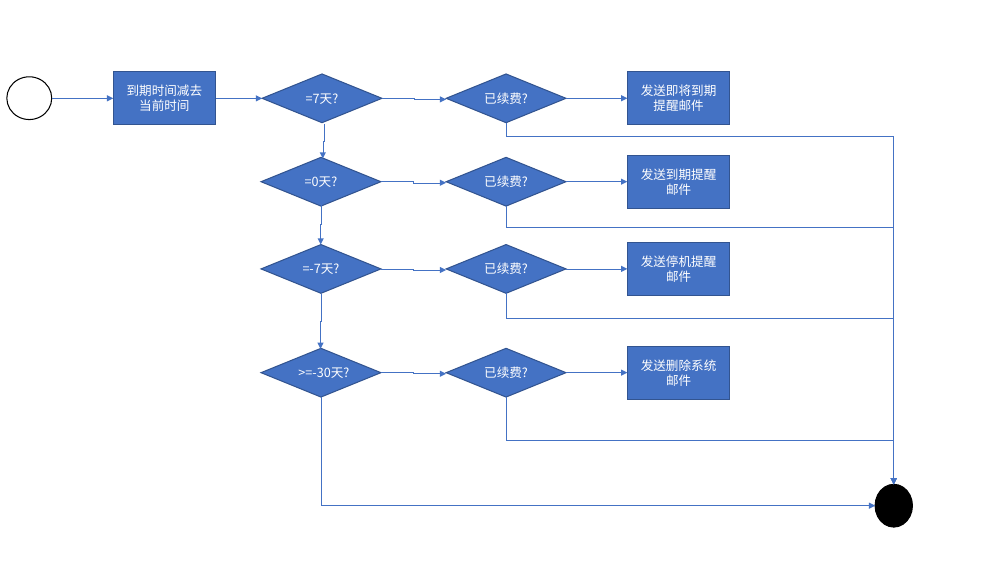
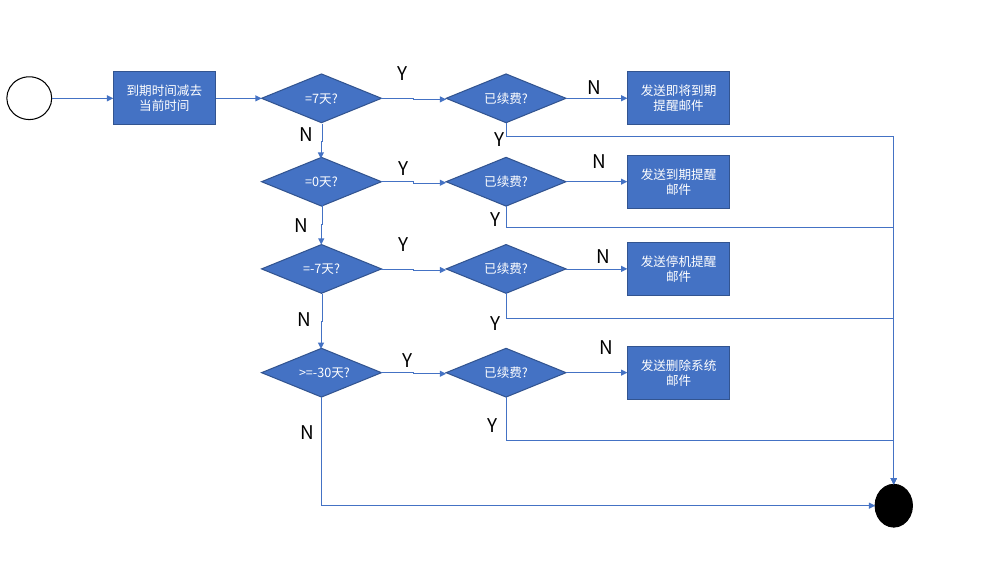
Before and after one commit to qijunbo/dockercloud, a slide deck: slide 10 of Lims系统架构.pptx (slide 8 before the commit). Drawn at 1008x567 pixels with LibreOffice and Linux fonts; fonts in the diff are those of the drawing. Boxes give left, top, right and bottom in pixels: in the first picture for what was removed or moved away, otherwise in the second. Text is boxed around its words. In the diff, an @@ line names an element or a change of style, - is before the commit and + after.

```diff
--- a/Lims系统架构.pptx
+++ b/Lims系统架构.pptx
@@ elbow arrow (322, 124) - (321, 159): route changed @@
@@ group added at (294, 66, 613, 439): 16 texts @@
+Y
+Y
+Y
+Y
+Y
+Y
+Y
+Y
+N
+N
+N
+N
+N
+N
+N
+N
```
Also in this commit, not shown: 3 other slides changed, 2 slides added.
